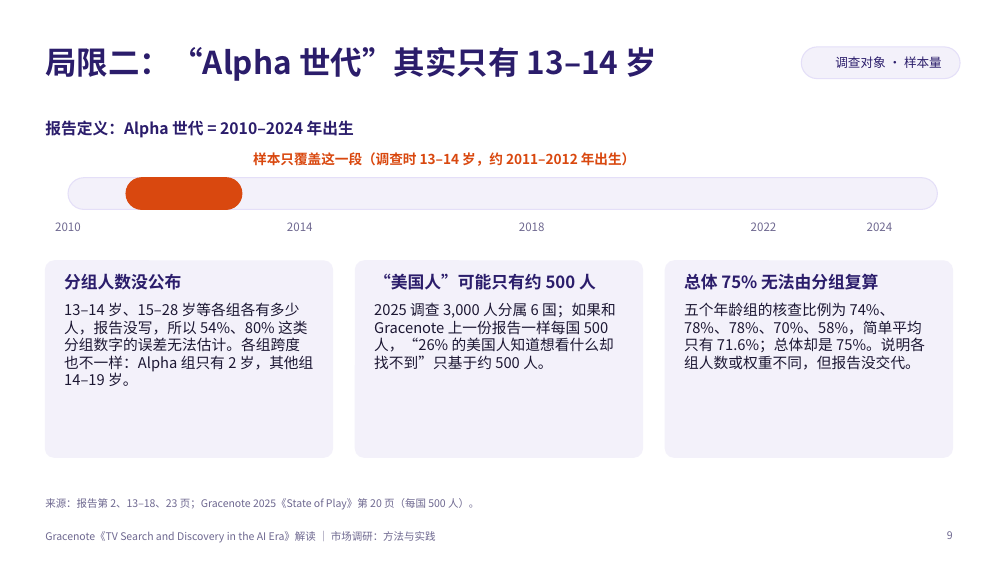
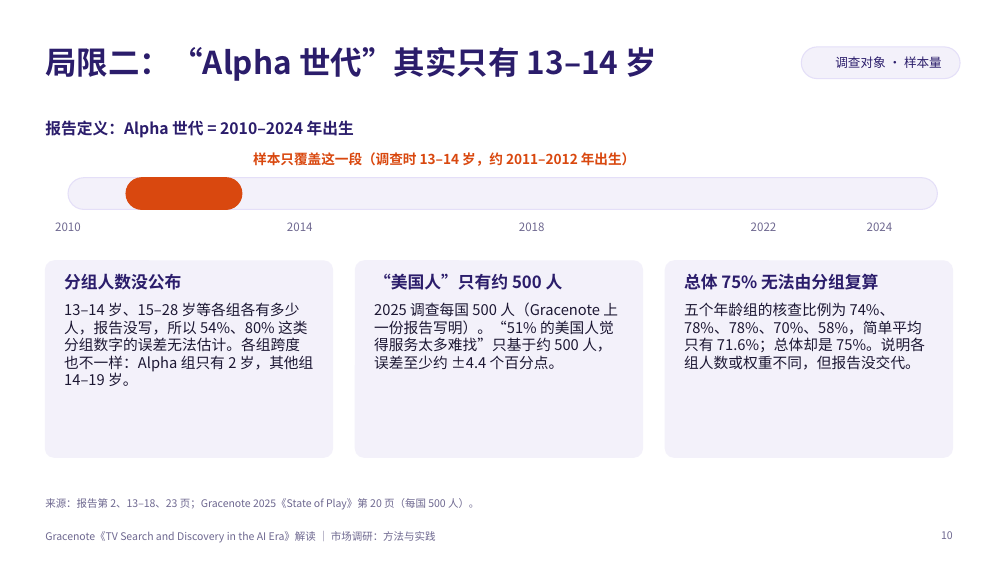
Before and after one commit to jayleo113/ppt, a slide deck: slide 10 of Gracenote_AI报告解读_课堂分享.pptx (slide 9 before the commit). Drawn at 1008x567 pixels with LibreOffice and Linux fonts; fonts in the diff are those of the drawing; background and template pictures are left out. Boxes give left, top, right and bottom in pixels: in the first picture for what was removed or moved away, otherwise in the second. Text is boxed around its words. In the diff, an @@ line names an element or a change of style, - is before the commit and + after.

```diff
--- a/Gracenote_AI报告解读_课堂分享.pptx
+++ b/Gracenote_AI报告解读_课堂分享.pptx
@@ text at (374, 273, 618, 369): text changed @@
-“美国人”可能只有约 500 人
-2025 调查 3,000 人分属 6 国；如果和 Gracenote 上一份报告一样每国 500 人，“26% 的美国人知道想看什么却找不到”只基于约 500 人。
+“美国人”只有约 500 人
+2025 调查每国 500 人（Gracenote 上一份报告写明）。“51% 的美国人觉得服务太多难找”只基于约 500 人，误差至少约 ±4.4 个百分点。
@@ page number at (941, 531, 953, 539): text changed @@
-9
+10
```
Also in this commit, not shown: 10 other slides changed, 2 slides added, 3 other files.
